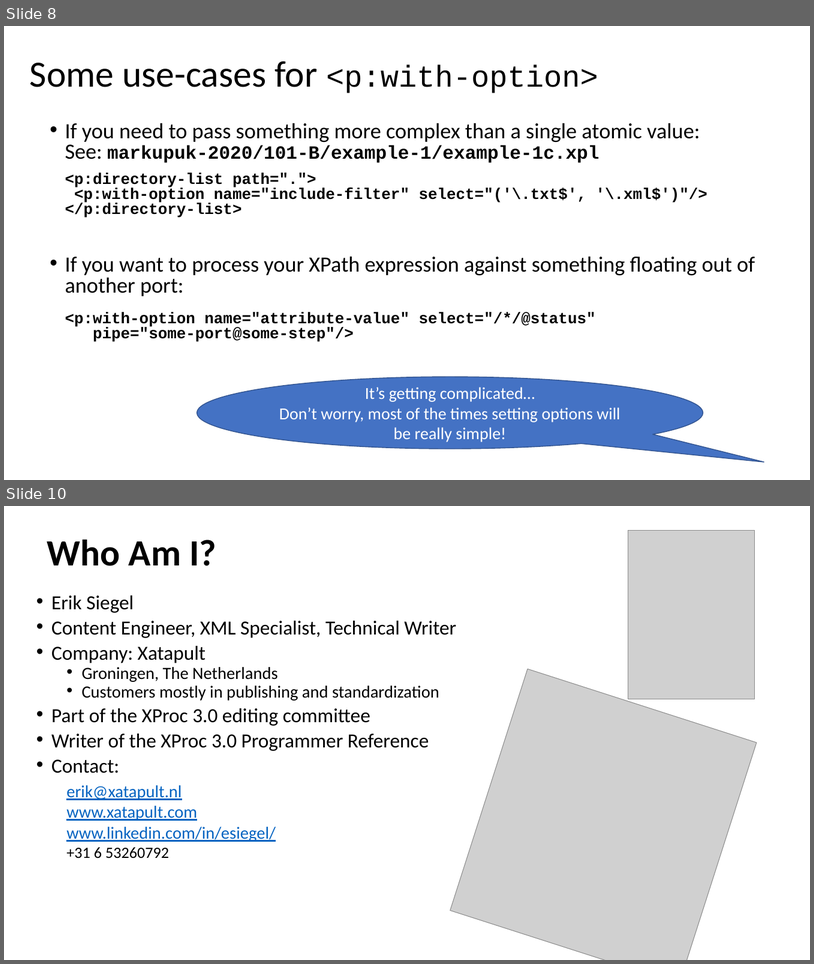
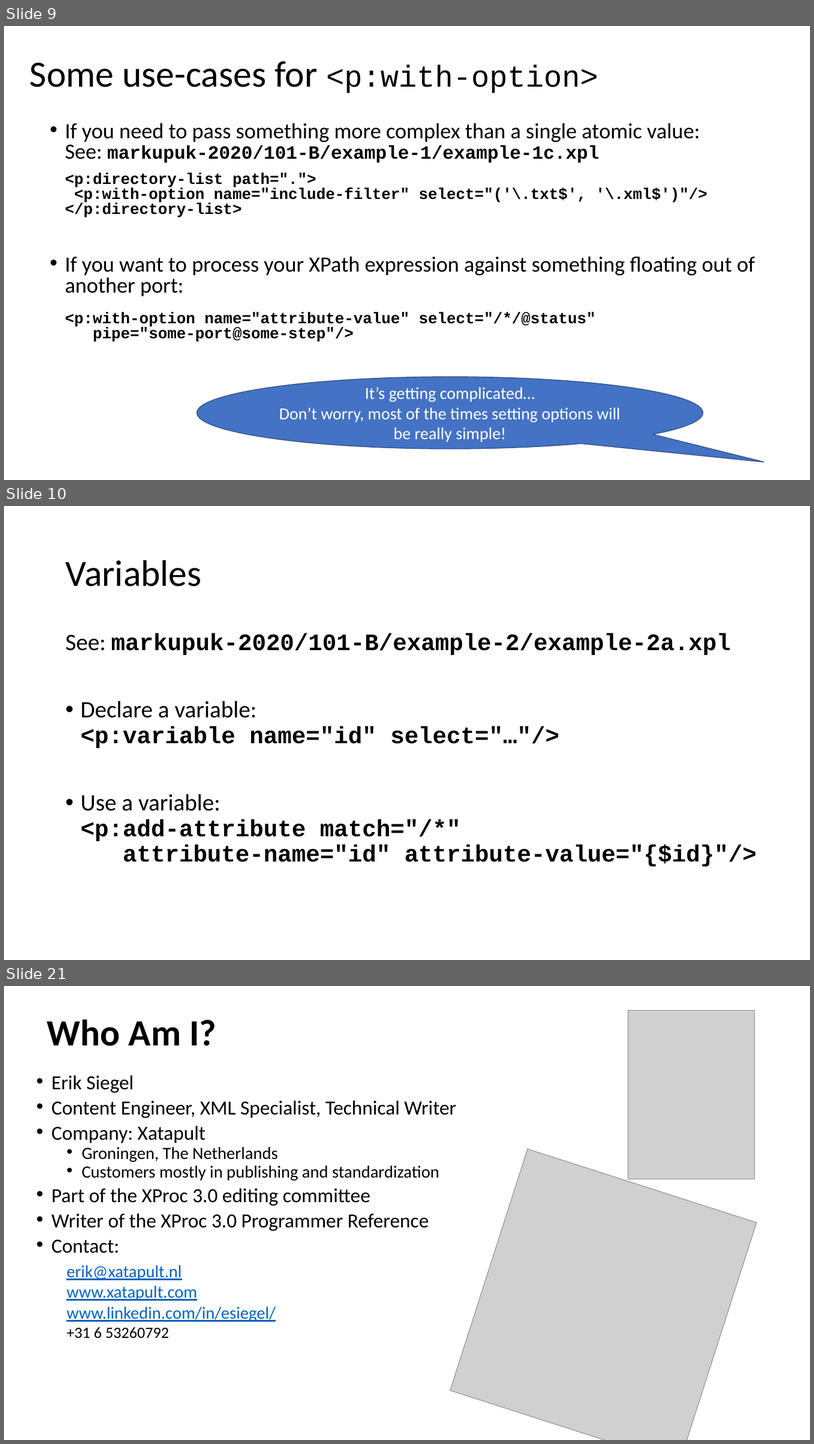
Before and after one commit to xatapult/markupuk-2020, a slide deck: 101-B/presentation/markupuk-2020-101-B.pptx. Shown one above the other, each under a label of ours: slides 8 and 10 before the commit, slides 9, 10 and 21 after it; the slides between them are not shown. The pictures are 814x964 and 814x1444 pixels, drawn with LibreOffice and Linux fonts; fonts in the diff are those of the drawing; grey boxes stand for pictures; background and template pictures are left out. Boxes give left, top, right and bottom in pixels: in the first picture for what was removed or moved away, otherwise in the second. Text is boxed around its words. In the diff, an @@ line names an element or a change of style, - is before the commit and + after.

```diff
--- a/101-B/presentation/markupuk-2020-101-B.pptx
+++ b/101-B/presentation/markupuk-2020-101-B.pptx
@@ slide 10 added at (x1=4, y1=506, x2=810, y2=960), background #FFFFFF @@
@@ title added at (x1=65, y1=560, x2=201, y2=586), 44 pt, text #000000 @@
+Variables
@@ text added at (x1=65, y1=633, x2=757, y2=866), 28 pt, text #000000, bold @@
+See: markupuk-2020/101-B/example-2/example-2a.xpl
+• Declare a variable:
+  <p:variable name="id" select="…"/>
+• Use a variable:
+  <p:add-attribute match="/*"
+  attribute-name="id" attribute-value="{$id}"/>
@@ what was slide 8 is now slide 9 @@
@@ what was slide 10 is now slide 21 @@
```
Also in this commit, not shown: 3 slides changed, 10 other slides added, 13 other files.
